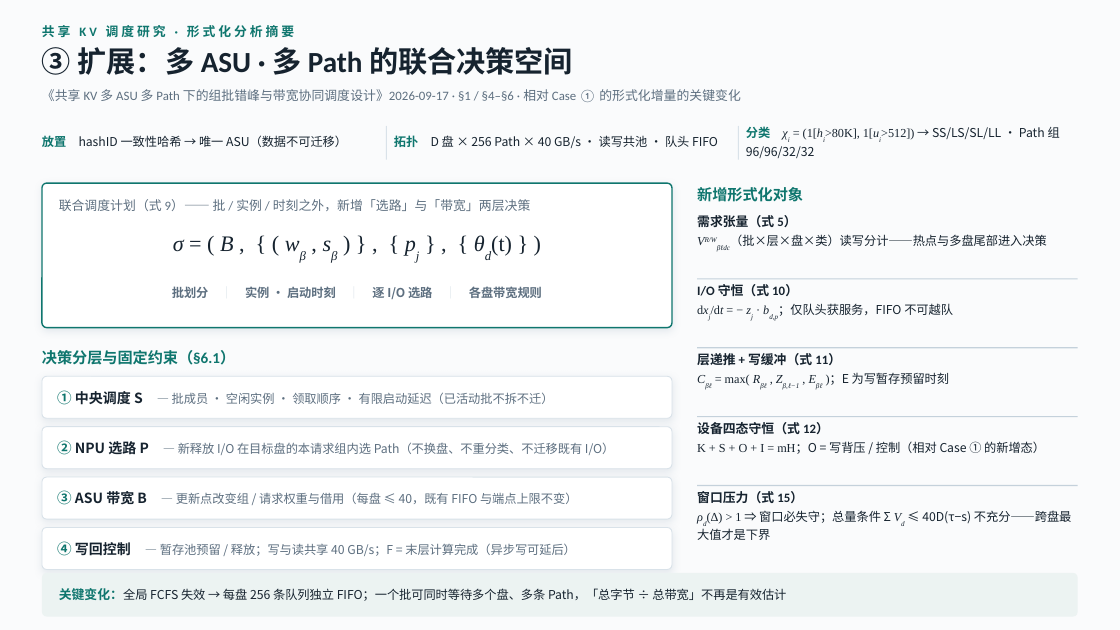
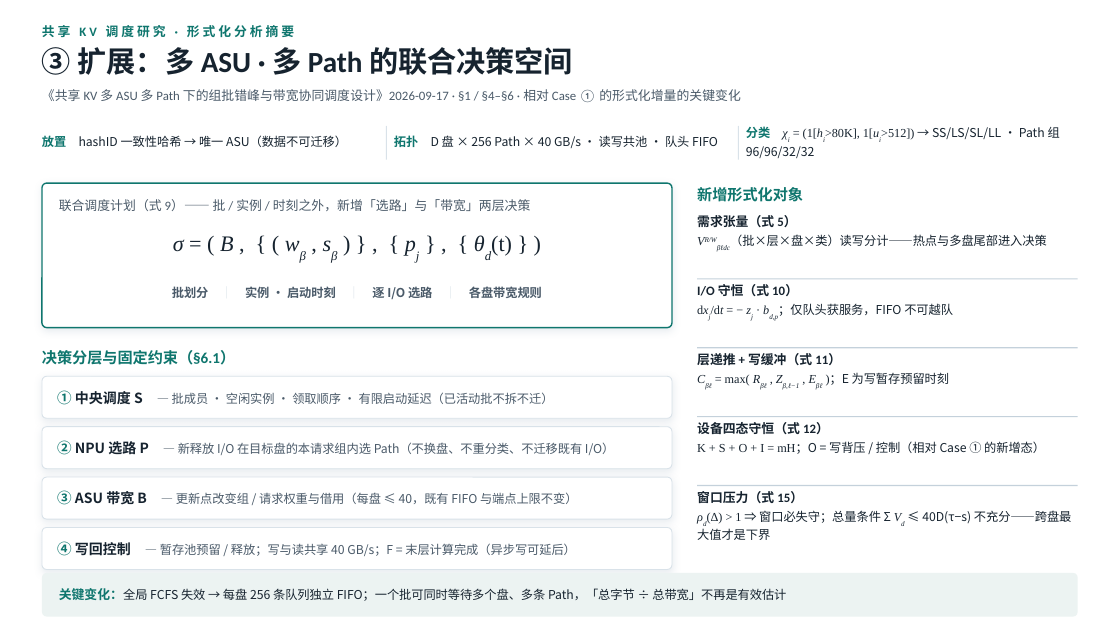
Before and after one commit to QiliangLi/status_aware_network, a slide deck: slide 3 of 共享KV调度形式化分析汇总PPT-20260917.pptx. Drawn at 1120x630 pixels with LibreOffice and Linux fonts; fonts in the diff are those of the drawing. Boxes give left, top, right and bottom in pixels: in the first picture for what was removed or moved away, otherwise in the second. Text is boxed around its words. In the diff, an @@ line names an element or a change of style, - is before the commit and + after.

```diff
--- a/共享KV调度形式化分析汇总PPT-20260917.pptx
+++ b/共享KV调度形式化分析汇总PPT-20260917.pptx
@@ background #FAFBFC to #FFFFFF @@
@@ text "《共享 KV 多 ASU 多 ..." at (42, 89, 741, 102): text colour #5D6F80 to #4A5A69 @@
@@ text "联合调度计划（式 9）—— 批 / 实例 ..." at (59, 199, 530, 211): text colour #5D6F80 to #4A5A69 @@
@@ text "批划分 ｜ 实例 · 启动时刻 ..." at (172, 286, 542, 299): text colour #5D6F80 to #4A5A69 in "批划分 实例 · 启动时刻 逐 I/O 选路 ..." @@
@@ text "① 中央调度 S — 批成员 ..." at (57, 390, 554, 405): text colour #5D6F80 to #4A5A69 in "— 批成员 · 空闲实例 · 领取顺序 · ..." @@
@@ text "② NPU 选路 P — ..." at (57, 439, 614, 457): text colour #5D6F80 to #4A5A69 in "— 新释放 I/O 在目标盘的本请求组内选 Path（不换盘、不重分类、不迁移既有 I/O）" @@
@@ text "③ ASU 带宽 B — ..." at (57, 490, 577, 505): text colour #5D6F80 to #4A5A69 in "— 更新点改变组 / 请求权重与借用（每盘 ≤ 40，既有 FIFO ..." @@
@@ text "④ 写回控制 — 暂存池预留 / ..." at (57, 540, 575, 558): text colour #5D6F80 to #4A5A69 in "— 暂存池预留 / 释放；写与读共享 40 GB/s；F = ..." @@
```
Also in this commit, not shown: 3 other slides changed.
